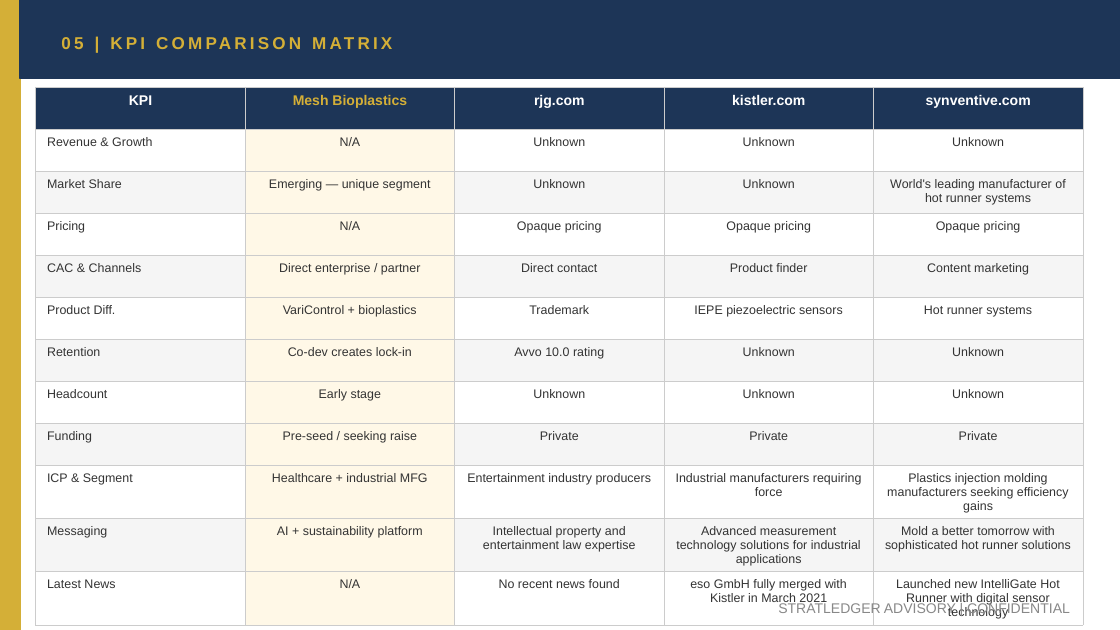
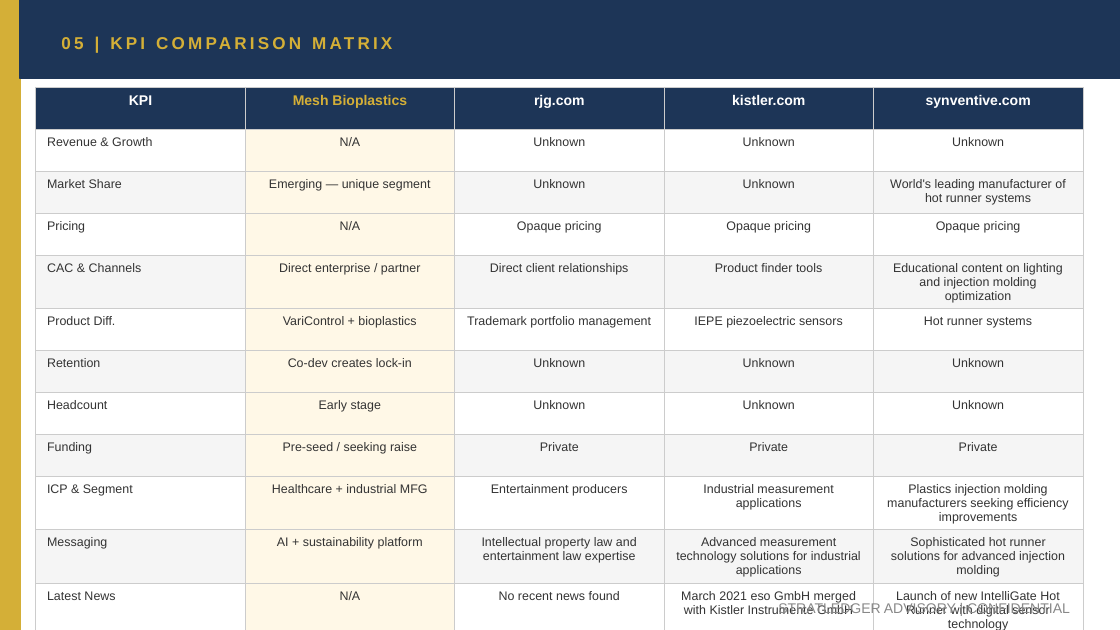
Before and after one commit to apexmakeshop-dot/droplet-commands, a slide deck: slide 9 of mesh_bioplastics_CI_Report.pptx. Drawn at 1120x630 pixels with LibreOffice and Linux fonts; fonts in the diff are those of the drawing. Boxes give left, top, right and bottom in pixels: in the first picture for what was removed or moved away, otherwise in the second. Text is boxed around its words. In the diff, an @@ line names an element or a change of style, - is before the commit and + after.

```diff
--- a/mesh_bioplastics_CI_Report.pptx
+++ b/mesh_bioplastics_CI_Report.pptx
@@ table at bbox=[36, 87, 1083, 630] @@
-row 5: CAC & Channels | Direct enterprise / partner | Direct contact | Product finder | Content marketing
+row 5: CAC & Channels | Direct enterprise / partner | Direct client relationships | Product finder tools | Educational content on lighting and injection molding optimization
-row 6, column 3: Trademark
+row 6, column 3: Trademark portfolio management
-row 7, column 3: Avvo 10.0 rating
+row 7, column 3: Unknown
-row 10: ICP & Segment | Healthcare + industrial MFG | Entertainment industry producers | Industrial manufacturers requiring force | Plastics injection molding manufacturers seeking efficiency gains
+row 10: ICP & Segment | Healthcare + industrial MFG | Entertainment producers | Industrial measurement applications | Plastics injection molding manufacturers seeking efficiency improvements
-row 11, column 3: Intellectual property and entertainment law expertise
+row 11, column 3: Intellectual property law and entertainment law expertise
-row 11, column 5: Mold a better tomorrow with sophisticated hot runner solutions
+row 11, column 5: Sophisticated hot runner solutions for advanced injection molding
-row 12, column 4: eso GmbH fully merged with Kistler in March 2021
+row 12, column 4: March 2021 eso GmbH merged with Kistler Instrumente GmbH
-row 12, column 5: Launched new IntelliGate Hot Runner with digital sensor technology
+row 12, column 5: Launch of new IntelliGate Hot Runner with digital sensor technology
```
Also in this commit, not shown: 4 other slides changed.
